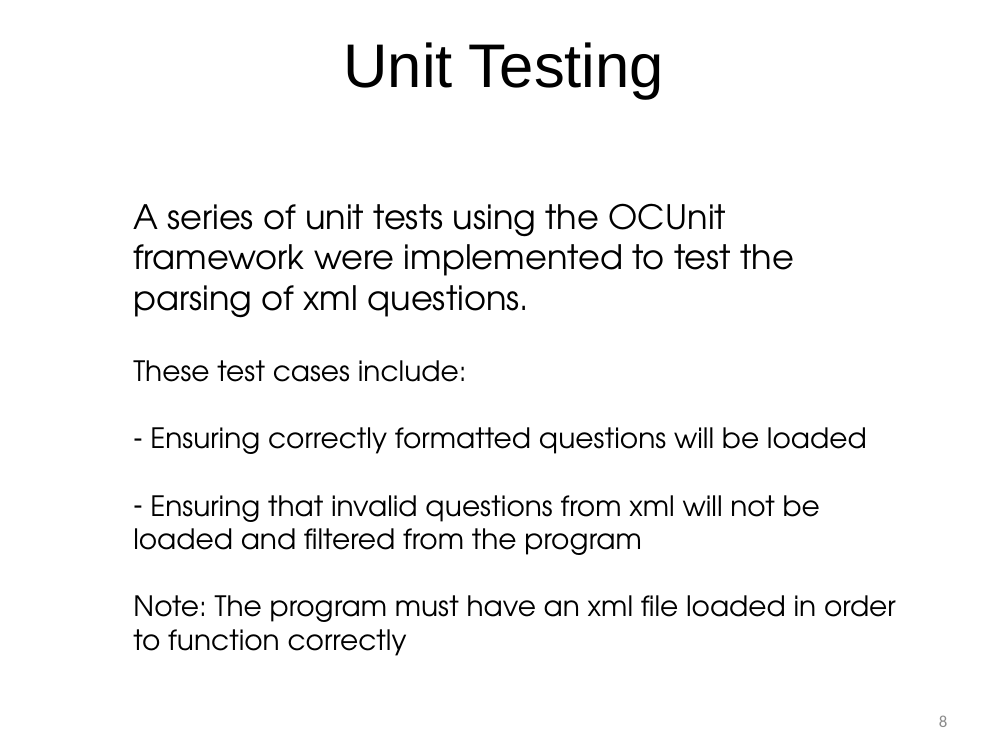
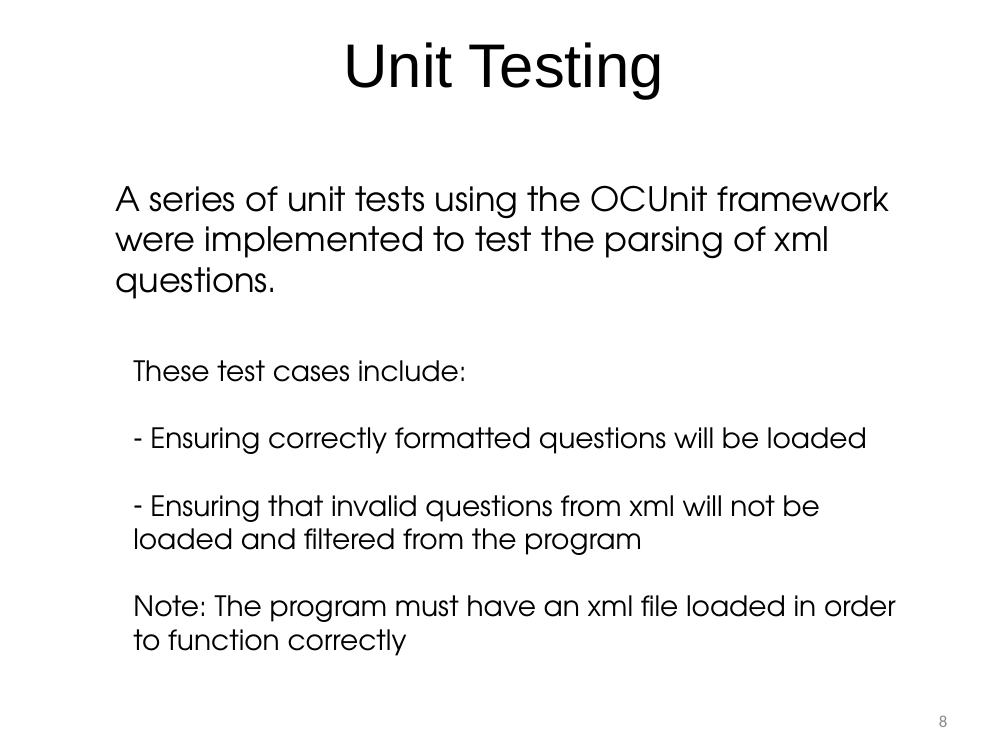
Before and after one commit to coolcatco888/cmpt275group11, a slide deck: slide 8 of documents/presentation1/Presentation1.pptx. Drawn at 1008x756 pixels with LibreOffice and Linux fonts; fonts in the diff are those of the drawing; background and template pictures are left out. Boxes give left, top, right and bottom in pixels: in the first picture for what was removed or moved away, otherwise in the second. Text is boxed around its words. In the diff, an @@ line names an element or a change of style, - is before the commit and + after.

```diff
--- a/documents/presentation1/Presentation1.pptx
+++ b/documents/presentation1/Presentation1.pptx
@@ text "A series of unit tests ..." rewrapped from [133, 203, 795, 318] to [115, 185, 889, 299] @@
```
Also in this commit, not shown: 10 other slides changed.
